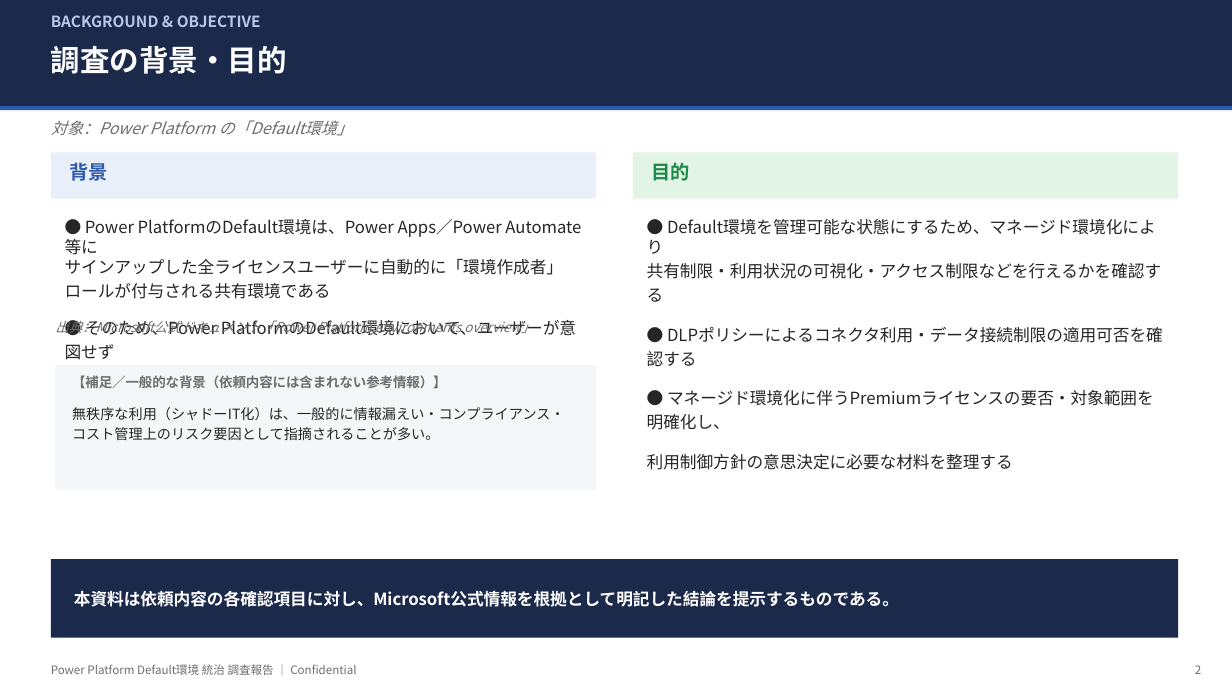
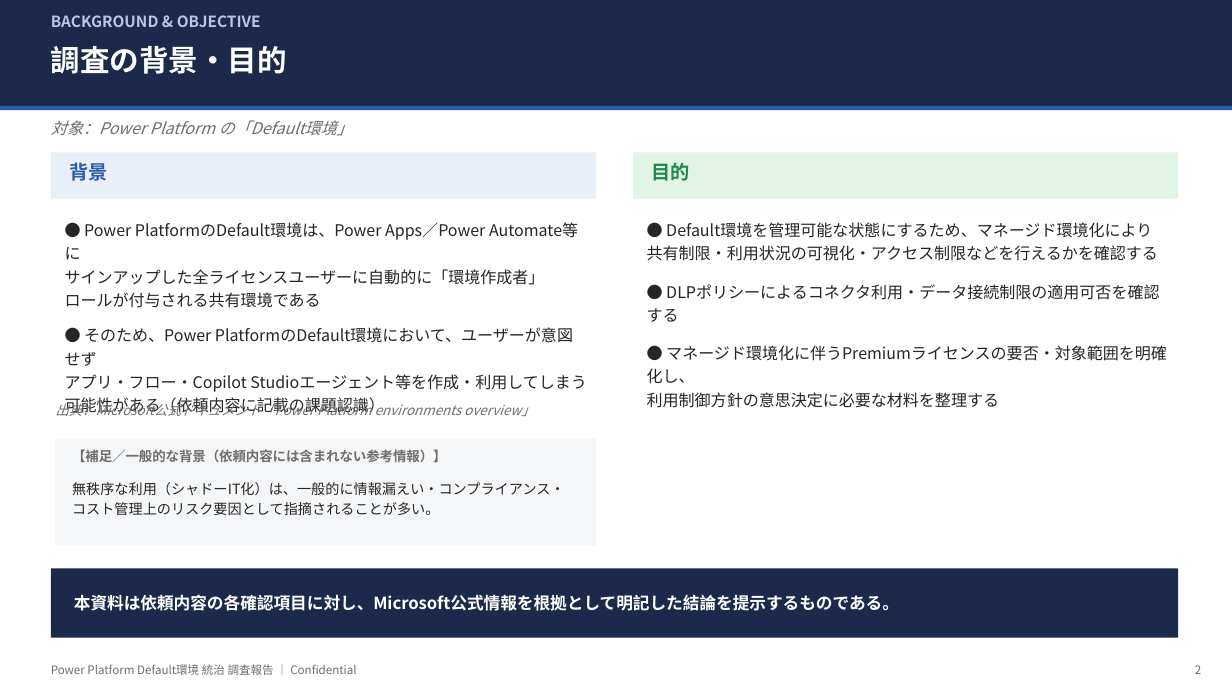
Before and after one commit to takuyanakamura881awc-beep/awc-naka881-repo, a slide deck: slide 2 of docs/PowerPlatform_DefaultEnv_Governance_Report.pptx. Drawn at 1232x693 pixels with LibreOffice and Linux fonts; fonts in the diff are those of the drawing. Boxes give left, top, right and bottom in pixels: in the first picture for what was removed or moved away, otherwise in the second. Text is boxed around its words. In the diff, an @@ line names an element or a change of style, - is before the commit and + after.

```diff
--- a/docs/PowerPlatform_DefaultEnv_Governance_Report.pptx
+++ b/docs/PowerPlatform_DefaultEnv_Governance_Report.pptx
@@ text "● Power PlatformのDefault環境は、Power Apps／Power Automate等に ..." at [65, 222, 587, 416]: size 13 to 12.5 pt @@
@@ text "● Default環境を管理可能な状態にするため、マネージド環境化により 共有制限・利用状況の可視化・アクセス制限などを ..." at [647, 222, 1167, 408]: size 13 to 12.5 pt @@
@@ text "出典：Microsoft公式ドキュメント「Power Platform environments overview」": place and size @@
-text "出典：Microsoft公式ドキュメント「Power Platform environments overview」" at [55, 320, 535, 335]
+text "出典：Microsoft公式ドキュメント「Power Platform environments overview」" at [55, 401, 535, 416]
@@ rectangle: place and size @@
-rectangle at [55, 365, 596, 490]
+rectangle at [55, 439, 596, 545]
@@ text "【補足／一般的な背景（依頼内容には含まれない参考情報）】": place and size @@
-text "【補足／一般的な背景（依頼内容には含まれない参考情報）】" at [72, 375, 447, 388]
+text "【補足／一般的な背景（依頼内容には含まれない参考情報）】" at [72, 449, 447, 462]
@@ text "無秩序な利用（シャドーIT化）は、一般的に情報漏えい・コンプライアンス・": place and size @@
-text "無秩序な利用（シャドーIT化）は、一般的に情報漏えい・コンプライアンス・" at [72, 407, 565, 440]
+text "無秩序な利用（シャドーIT化）は、一般的に情報漏えい・コンプライアンス・" at [72, 482, 565, 515]
@@ rectangle: place and size @@
-rectangle at [51, 559, 1178, 638]
+rectangle at [51, 568, 1178, 638]
@@ text "本資料は依頼内容の各確認項目に対し、Microsoft公式情報を根拠として明記した結論を提示するものである。": place and size @@
-text "本資料は依頼内容の各確認項目に対し、Microsoft公式情報を根拠として明記した結論を提示するものである。" at [74, 590, 899, 607]
+text "本資料は依頼内容の各確認項目に対し、Microsoft公式情報を根拠として明記した結論を提示するものである。" at [74, 594, 899, 611]
```
Also in this commit, not shown: 7 other slides changed.
